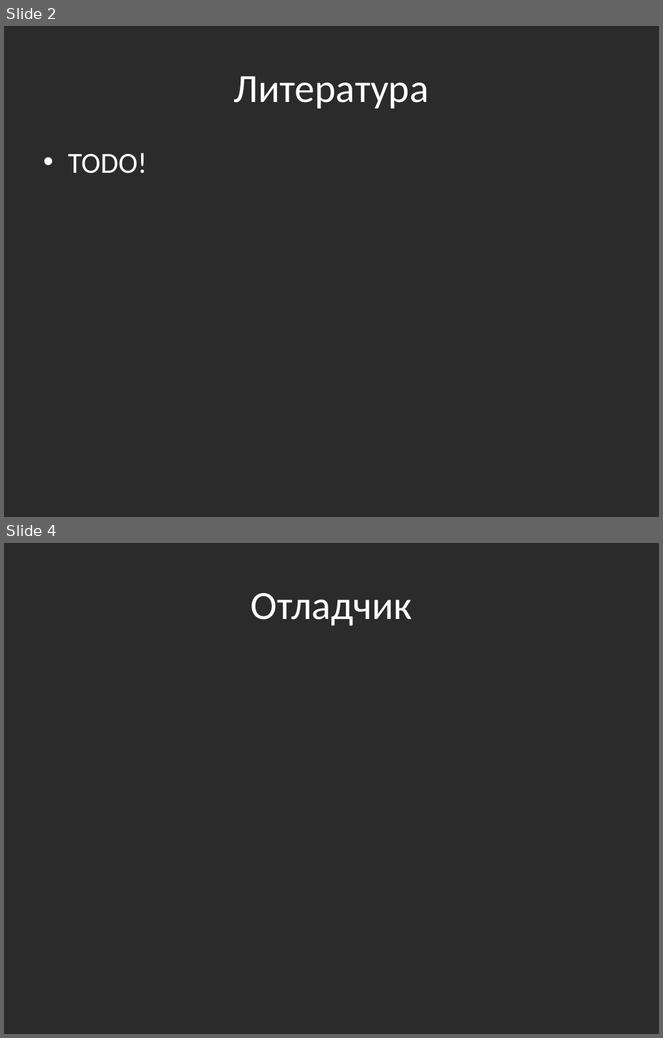
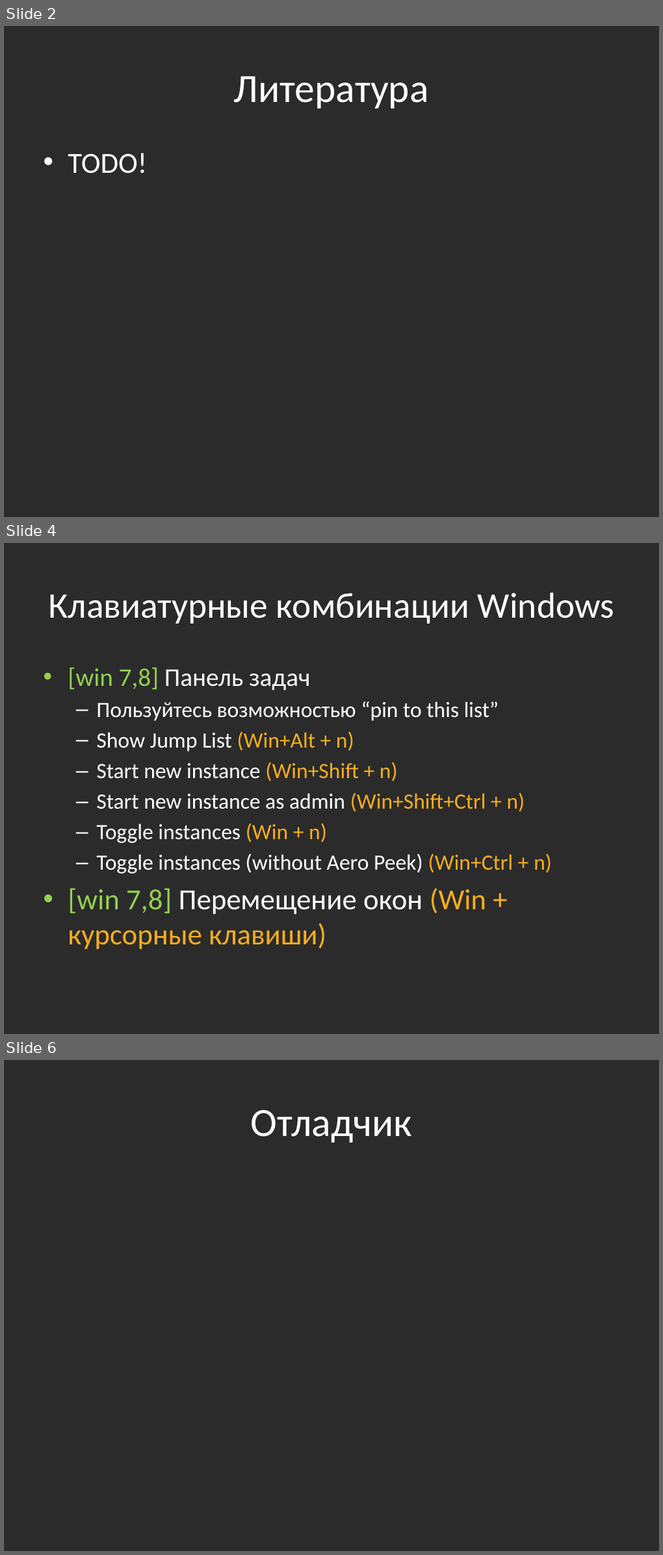
Before and after one commit to bazile/Training, a slide deck: Presentation/visual-studio.pptx. Shown one above the other, each under a label of ours: slides 2 and 4 before the commit, slides 2, 4 and 6 after it; the slides between them are not shown. The pictures are 663x1038 and 663x1555 pixels, drawn with LibreOffice and Linux fonts; fonts in the diff are those of the drawing; background and template pictures are left out; a plain dark background stands for a picture behind light text. Boxes give left, top, right and bottom in pixels: in the first picture for what was removed or moved away, otherwise in the second. Text is boxed around its words. In the diff, an @@ line names an element or a change of style, - is before the commit and + after.

```diff
--- a/Presentation/visual-studio.pptx
+++ b/Presentation/visual-studio.pptx
@@ slide 4 added at [4,543,659,1034], background picture (left out) @@
@@ title added at [49,592,614,624], 39.6 pt, text #FFFFFF @@
+Клавиатурные комбинации Windows
@@ text added at [68,667,552,950], 24 pt, text #FFFFFF @@
+• [win 7,8] Панель задач
+  – Пользуйтесь возможностью “pin to this list”
+  – Show Jump List (Win+Alt + n)
+  – Start new instance (Win+Shift + n)
+  – Start new instance as admin (Win+Shift+Ctrl + n)
+  – Toggle instances (Win + n)
+  – Toggle instances (without Aero Peek) (Win+Ctrl + n)
+• [win 7,8] Перемещение окон (Win + курсорные клавиши)
@@ what was slide 4 is now slide 6 @@
```
Also in this commit, not shown: 2 slides changed, 2 other slides added, 1 slide removed, 2 other files.
